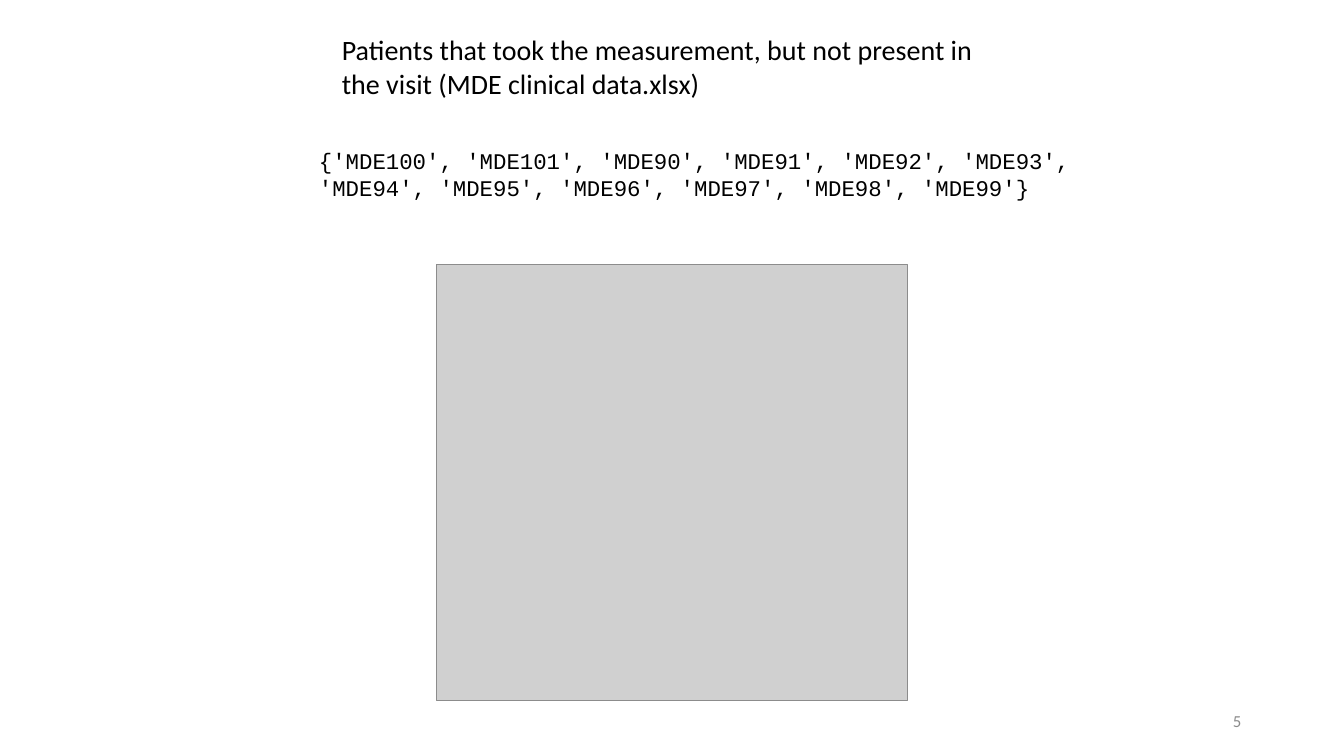
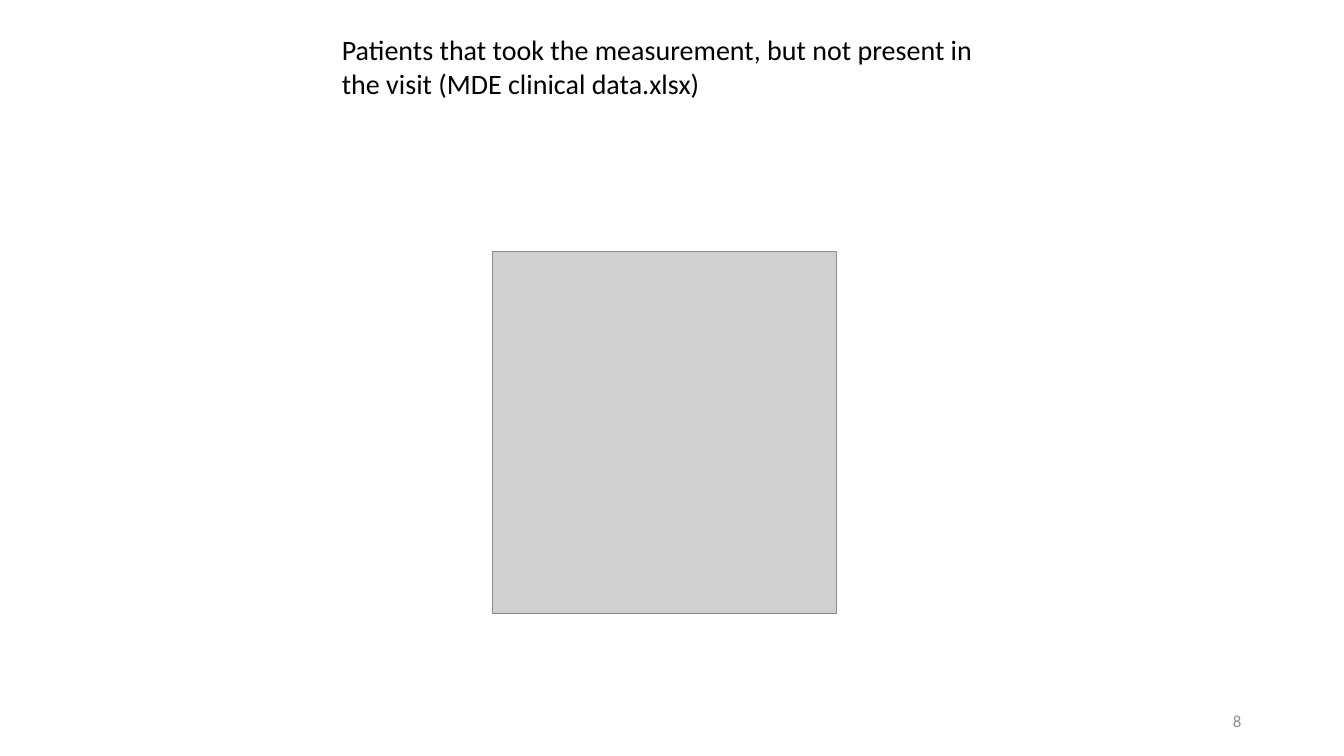
Before and after one commit to OHNLP/activity_tracker, a slide deck: slide 8 of reports/activity_tracker.pptx (slide 5 before the commit). Drawn at 1344x756 pixels with LibreOffice and Linux fonts; fonts in the diff are those of the drawing; grey boxes stand for pictures. Boxes give left, top, right and bottom in pixels: in the first picture for what was removed or moved away, otherwise in the second. Text is boxed around its words. In the diff, an @@ line names an element or a change of style, - is before the commit and + after.

```diff
--- a/reports/activity_tracker.pptx
+++ b/reports/activity_tracker.pptx
@@ text removed at (319, 153, 1069, 201) @@
-{'MDE100', 'MDE101', 'MDE90', 'MDE91', 'MDE92', 'MDE93', 'MDE94', 'MDE95', 'MDE96', 'MDE97', 'MDE98', 'MDE99'}
@@ picture: place and size @@
-picture at (437, 264, 907, 701)
+picture at (492, 251, 836, 614)
@@ page number at (1233, 715, 1241, 727): text changed @@
-5
+8
```
Also in this commit, not shown: 2 other slides changed, 14 slides added, 1 slide removed.
